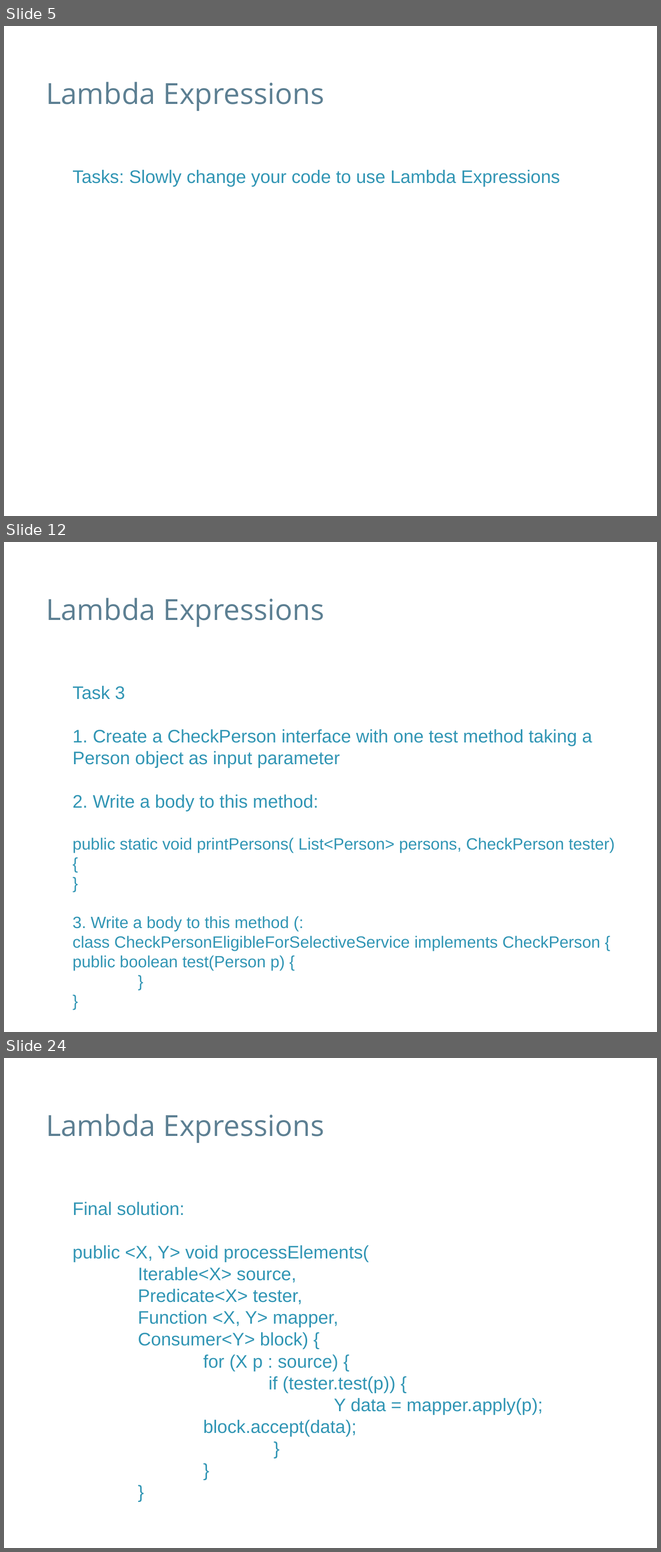
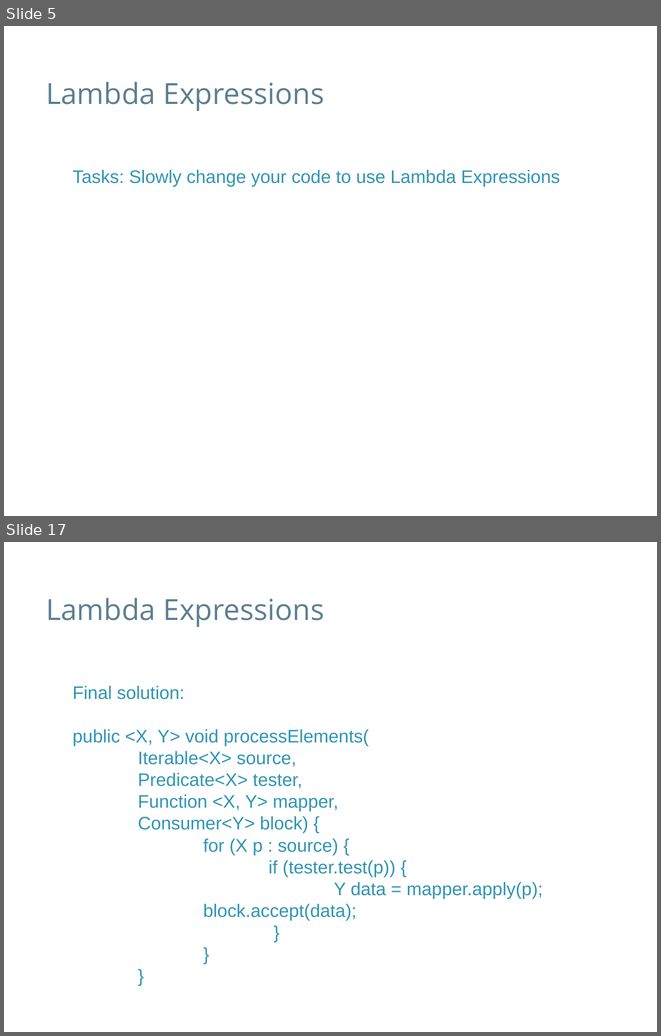
Before and after one commit to speedyswedy/Lambda, a slide deck: slides/Java 8 - Lambda Expresssions.pptx. Shown one above the other, each under a label of ours: slides 5, 12 and 24 before the commit, slides 5 and 17 after it; the slides between them are not shown. The pictures are 661x1552 and 661x1036 pixels, drawn with LibreOffice and Linux fonts; fonts in the diff are those of the drawing; background and template pictures are left out. Boxes give left, top, right and bottom in pixels: in the first picture for what was removed or moved away, otherwise in the second. Text is boxed around its words. In the diff, an @@ line names an element or a change of style, - is before the commit and + after.

Commit message:
changes the process of lambda expressions

```diff
--- a/slides/Java 8 - Lambda Expresssions.pptx
+++ b/slides/Java 8 - Lambda Expresssions.pptx
@@ slide 12 removed at [4,542,657,1032], background #FFFFFF @@
@@ text removed at [46,598,325,627] @@
-Lambda Expressions
@@ text removed at [72,686,615,970] @@
-Task 3
-1. Create a CheckPerson interface with one test method taking a Person object as input parameter
-2. Write a body to this method:
-public static void printPersons( List<Person> persons, CheckPerson tester) {
-}
-3. Write a body to this method (:
-class CheckPersonEligibleForSelectiveService implements CheckPerson { public boolean test(Person p) {
-}
-}
@@ what was slide 24 is now slide 17 @@
```
Also in this commit, not shown: 11 slides changed, 6 other slides removed, 2 other files.
